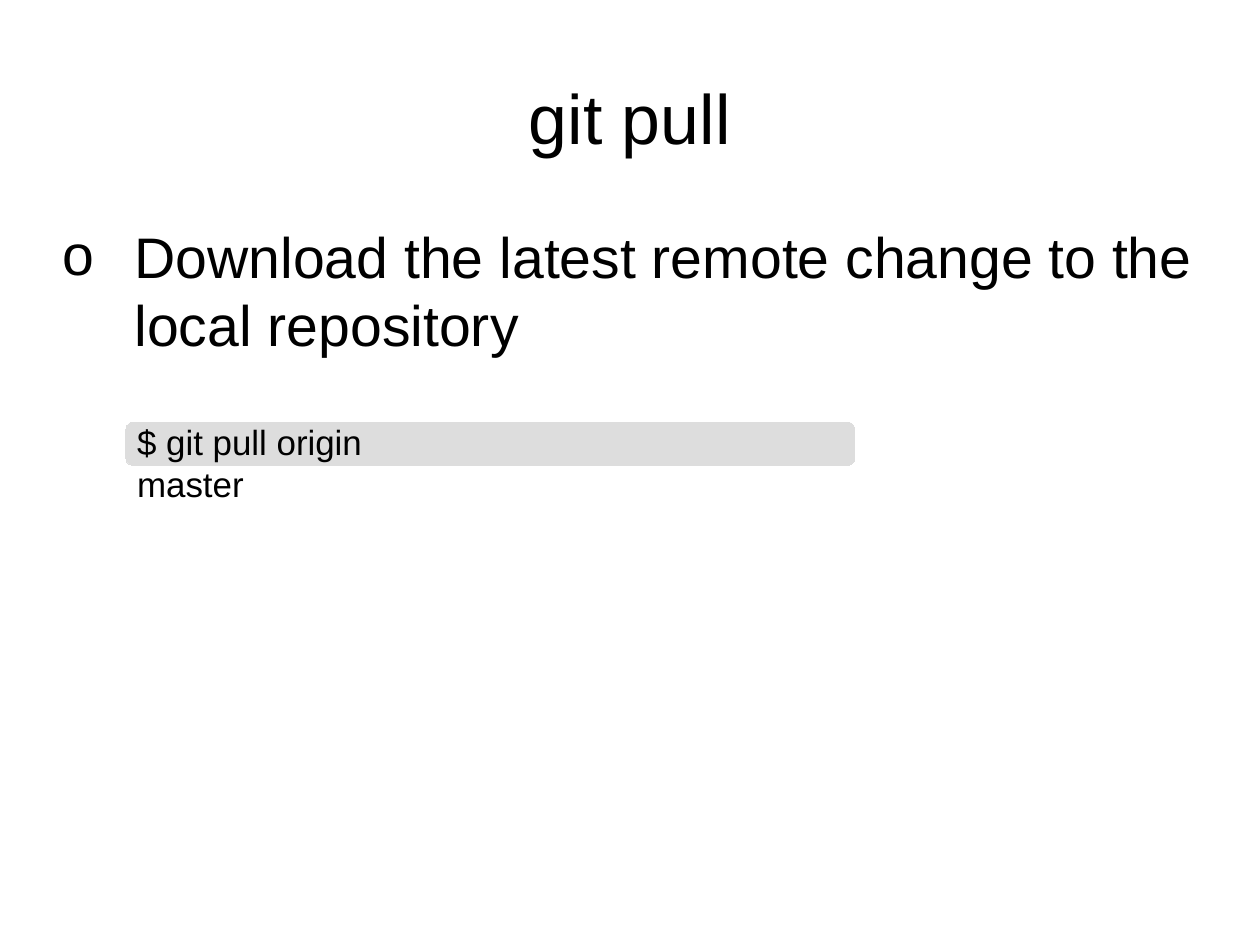
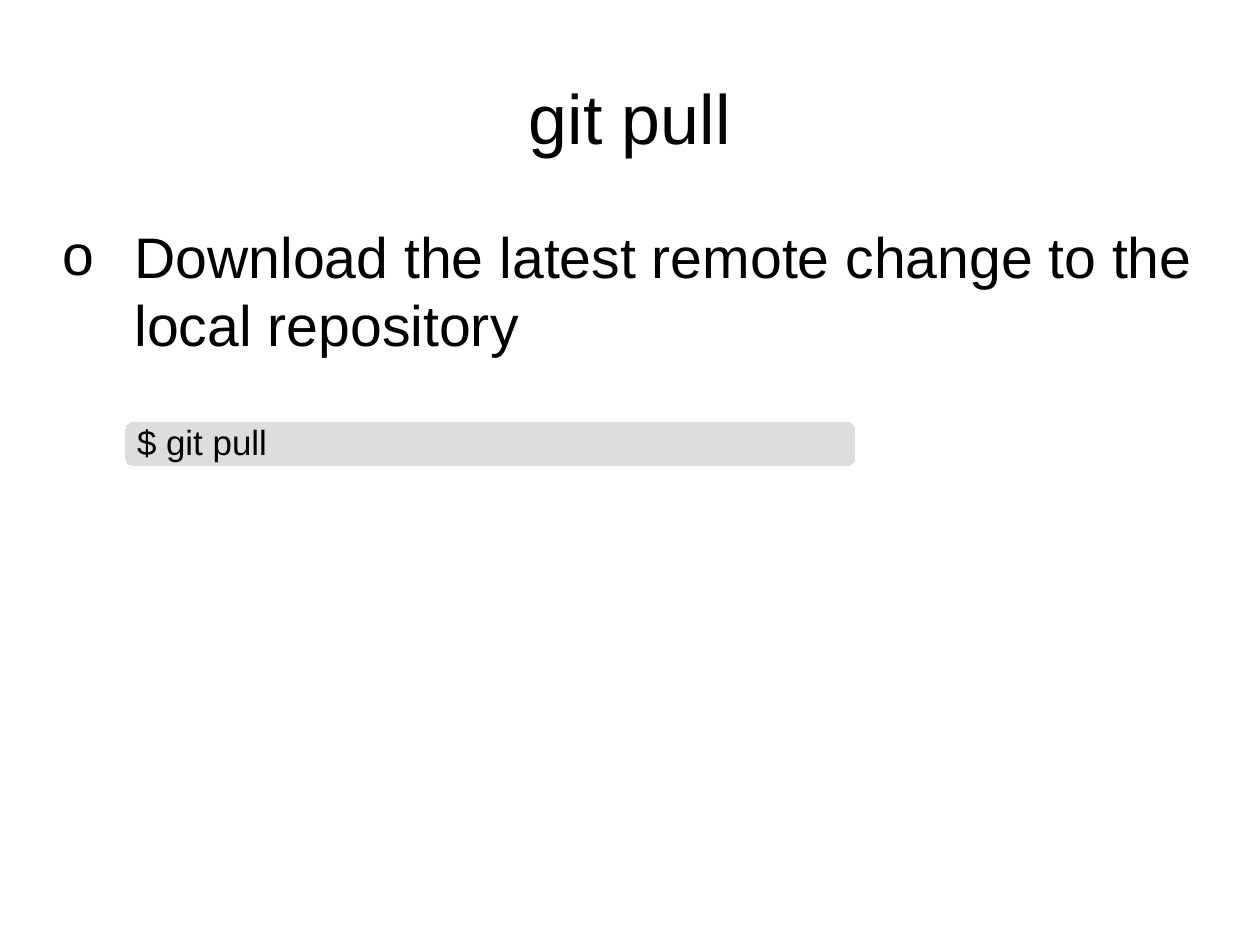
Before and after one commit to rachelplayer/isg-playground, a slide deck: slide 20 of git_workshop.pptx (slide 17 before the commit). Drawn at 1260x945 pixels with LibreOffice and Linux fonts; fonts in the diff are those of the drawing. Boxes give left, top, right and bottom in pixels: in the first picture for what was removed or moved away, otherwise in the second. Text is boxed around its words. In the diff, an @@ line names an element or a change of style, - is before the commit and + after.

```diff
--- a/git_workshop.pptx
+++ b/git_workshop.pptx
@@ text at box(166, 429, 267, 462): text changed @@
-$ git pull origin master
+$ git pull
```
Also in this commit, not shown: 7 other slides changed, 3 slides added, 1 other file.
